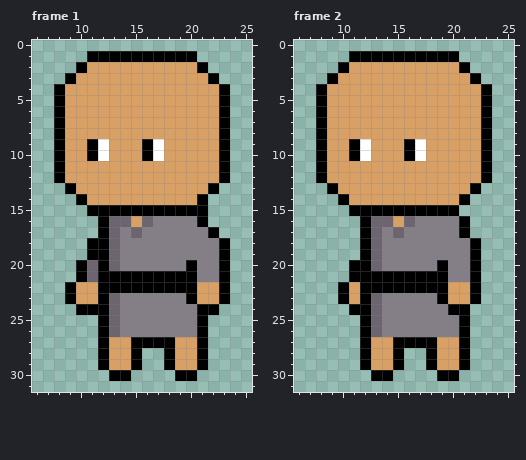
Pixel-art file -- Assets/Sprite/Minigames/MiniGame2/Part-time/Cleaner/CleanerMove.aseprite. Above is the file before it was changed.
32x32 pixels, 2 frames. Shown: frame 1: x 6..25, y 0..31; frame 2: x 6..25, y 0..31.
And afterwards:
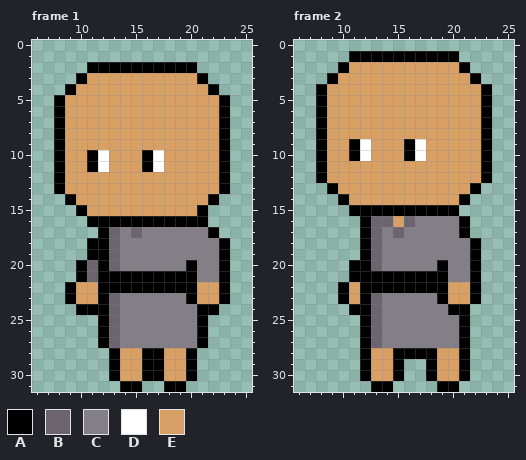
Palette (. is transparent): A #000000  B #6c656f  C #847e87  D #ffffff  E #d9a066
Difference:
{"where": "frame 1"}
{"frame":1,"y":1,"x":11,"old":"AAAAAAAAAA","new":".........."}
{"frame":1,"y":2,"x":10,"old":"AEEEEEEEEEEA","new":".AAAAAAAAAA."}
{"frame":1,"y":3,"x":9,"old":"AE","new":".A"}
{"frame":1,"y":3,"x":21,"old":"EA","new":"A."}
{"frame":1,"y":4,"x":8,"old":"AE","new":".A"}
{"frame":1,"y":4,"x":22,"old":"EA","new":"A."}
{"frame":1,"y":9,"x":11,"old":"AD","new":"EE"}
{"frame":1,"y":9,"x":16,"old":"AD","new":"EE"}
{"frame":1,"y":11,"x":11,"old":"EE","new":"AD"}
{"frame":1,"y":11,"x":16,"old":"EE","new":"AD"}
{"frame":1,"y":13,"x":8,"old":".A","new":"AE"}
{"frame":1,"y":13,"x":22,"old":"A.","new":"EA"}
{"frame":1,"y":14,"x":9,"old":".A","new":"AE"}
{"frame":1,"y":14,"x":21,"old":"A.","new":"EA"}
{"frame":1,"y":15,"x":10,"old":".AAAAAAAAAA","new":"AEEEEEEEEEE"}
{"frame":1,"y":16,"x":11,"old":".","new":"A"}
{"frame":1,"y":16,"x":13,"old":"BBEBCCCC","new":"AAAAAAAA"}
{"frame":1,"y":27,"x":13,"old":"EEAAAAEE","new":"BCCCCCCC"}
{"frame":1,"y":28,"x":12,"old":"AE","new":".A"}
{"frame":1,"y":28,"x":15,"old":"A..A","new":"EAAE"}
{"frame":1,"y":28,"x":20,"old":"EA","new":"A."}
{"frame":1,"y":29,"x":12,"old":"AE","new":".A"}
{"frame":1,"y":29,"x":15,"old":"A..A","new":"EAAE"}
{"frame":1,"y":29,"x":20,"old":"EA","new":"A."}
{"frame":1,"y":30,"x":14,"old":"A....A","new":"EEAAEE"}
{"frame":1,"y":31,"x":14,"old":"..","new":"AA"}
{"frame":1,"y":31,"x":18,"old":"..","new":"AA"}
{"where": "frame 2"}
{"frame":2,"y":27,"x":13,"old":"EEAAAAEE","new":"BCCCCCCC"}
{"frame":2,"y":28,"x":16,"old":"..","new":"AA"}
{"frame":2,"y":30,"x":12,"old":".AA.","new":"AEEA"}
{"frame":2,"y":30,"x":18,"old":".AA.","new":"AEEA"}
{"frame":2,"y":31,"x":13,"old":"..","new":"AA"}
{"frame":2,"y":31,"x":19,"old":"..","new":"AA"}
